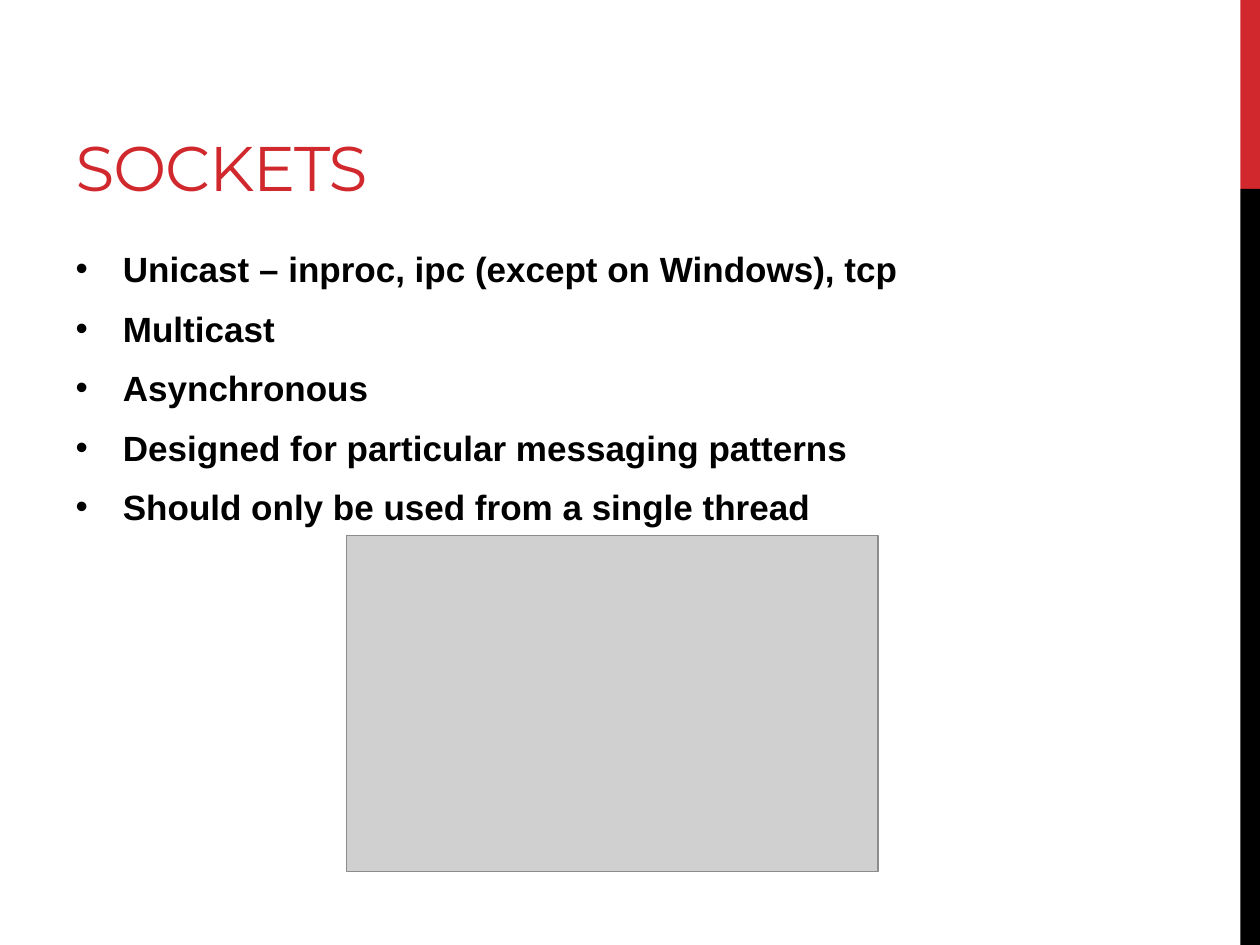
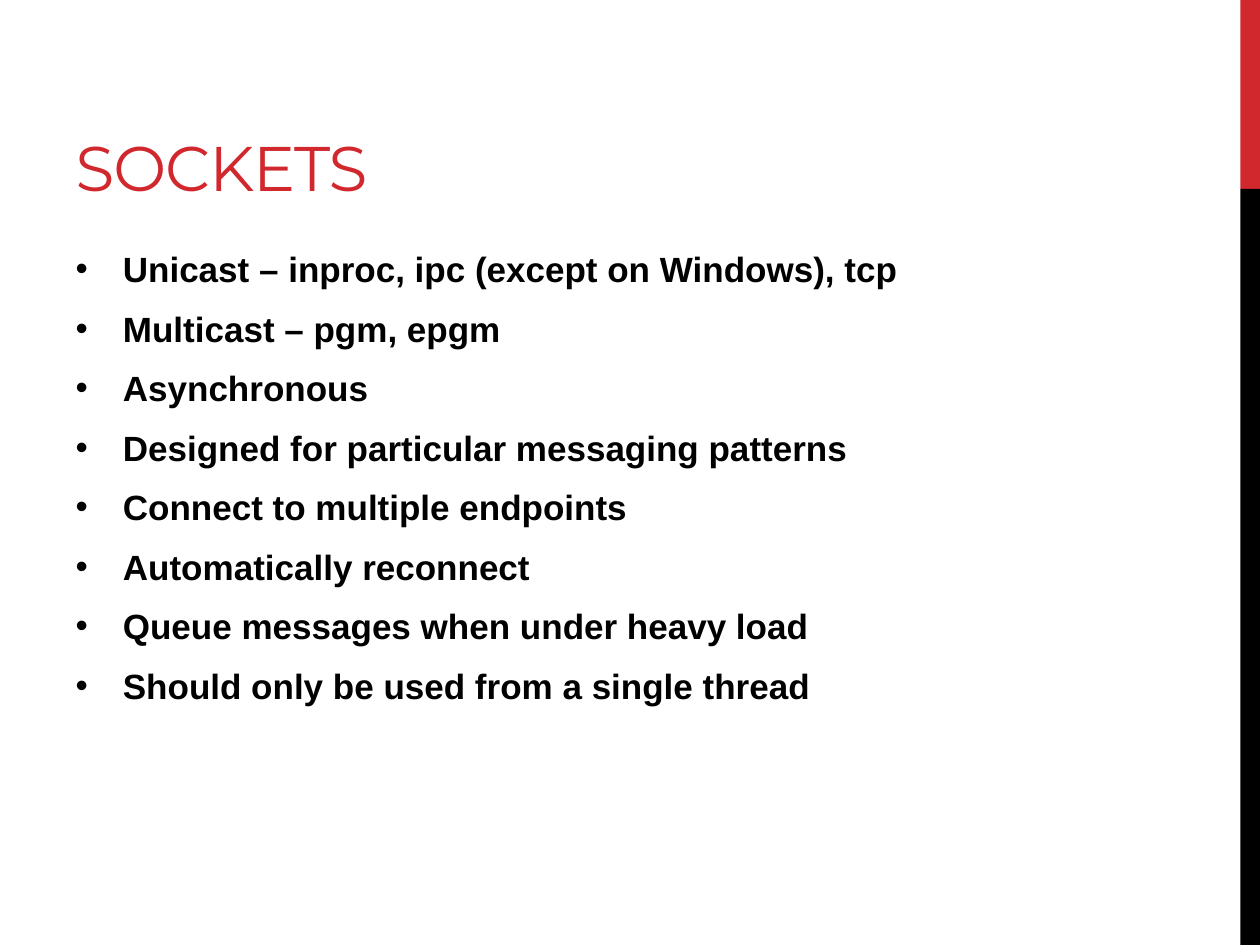
Before and after one commit to RyanHauert/presentations-zeromq, a slide deck: slide 5 of Presentation/ZeroMQ.pptx (slide 4 before the commit). Drawn at 1260x945 pixels with LibreOffice and Linux fonts; fonts in the diff are those of the drawing; grey boxes stand for pictures. Boxes give left, top, right and bottom in pixels: in the first picture for what was removed or moved away, otherwise in the second. Text is boxed around its words. In the diff, an @@ line names an element or a change of style, - is before the commit and + after.

```diff
--- a/Presentation/ZeroMQ.pptx
+++ b/Presentation/ZeroMQ.pptx
@@ text at [123,316,500,349]: text changed @@
-• Multicast
+• Multicast – pgm, epgm
@@ text at [123,494,808,646]: paragraphs added @@
+• Connect to multiple endpoints
+• Automatically reconnect
+• Queue messages when under heavy load
@@ picture removed at [346,536,878,872] @@
```
Also in this commit, not shown: 3 other slides changed, 1 slide added, 4 other files.
